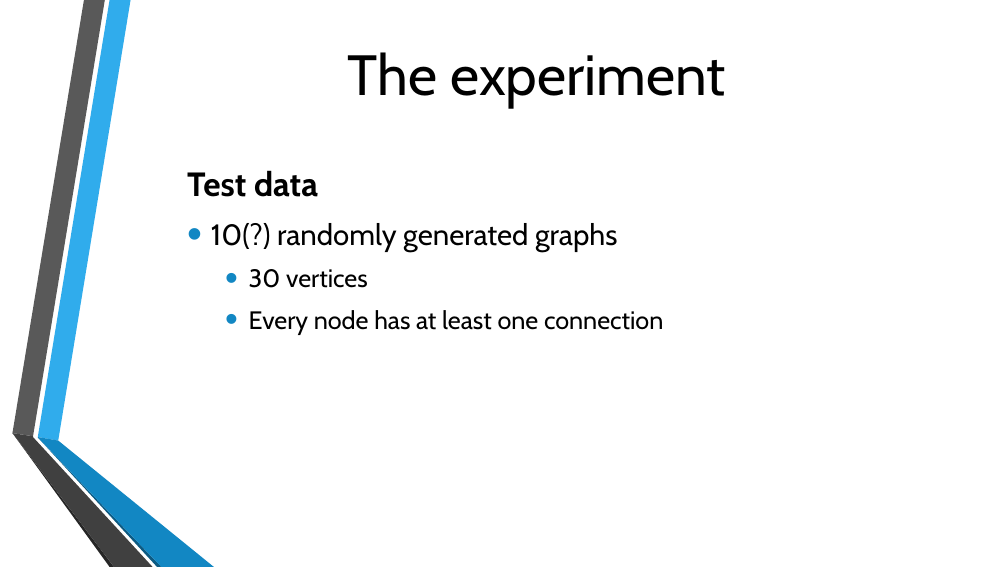
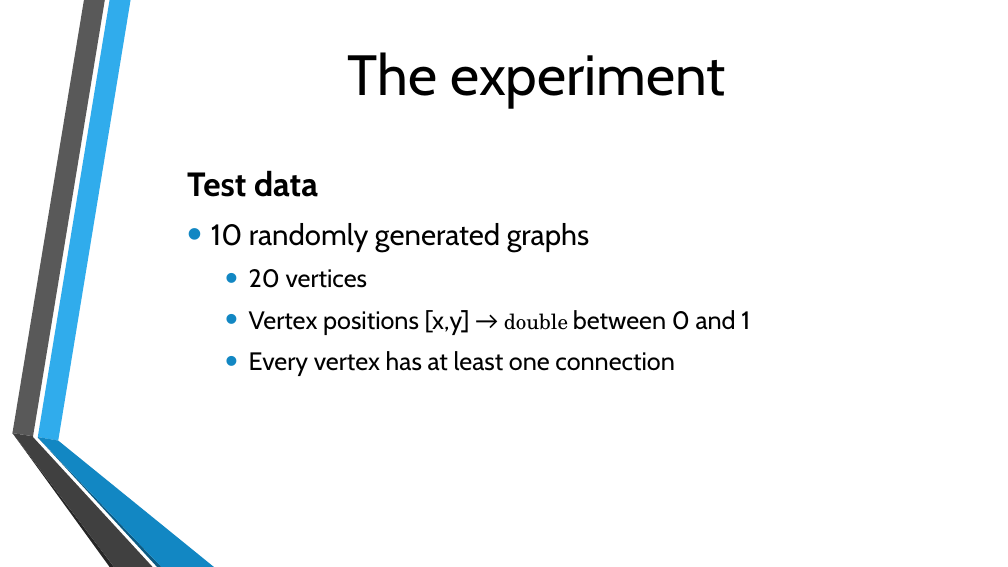
Before and after one commit to michielvh1995/OMI, a slide deck: slide 11 of Presentatie/Onderzoek eindpresentatie.pptx. Drawn at 1008x567 pixels with LibreOffice and Linux fonts; fonts in the diff are those of the drawing; background and template pictures are left out. Boxes give left, top, right and bottom in pixels: in the first picture for what was removed or moved away, otherwise in the second. Text is boxed around its words. In the diff, an @@ line names an element or a change of style, - is before the commit and + after.

Commit message:
Updated
wat nog moet:
- berekening van edge length uniformity quality
- berekening van vertex dispersion
- conclusie misschien nog wat uitbreiden

```diff
--- a/Presentatie/Onderzoek eindpresentatie.pptx
+++ b/Presentatie/Onderzoek eindpresentatie.pptx
@@ text at (211,223,750,376): text changed @@
-• 10(?) randomly generated graphs
-  • 30 vertices
-  • Every node has at least one connection
+• 10 randomly generated graphs
+  • 20 vertices
+  • Vertex positions [x,y] → double between 0 and 1
+  • Every vertex has at least one connection
```
Also in this commit, not shown: 2 other slides changed, 7 slides added, 3 slides removed.
